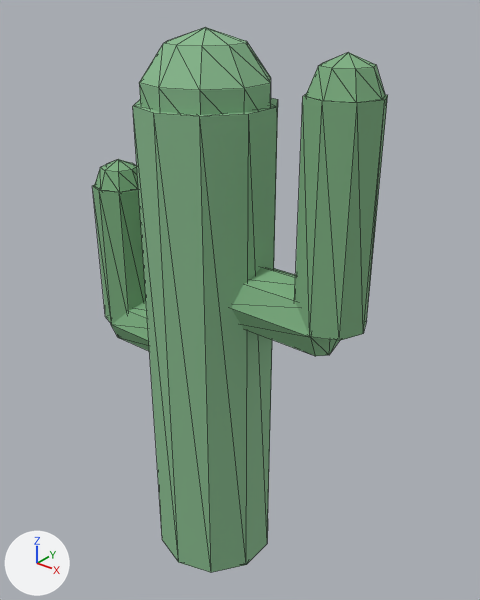
What one commit did to the glTF model ClientWeb/src/assets/models/nature/cactus.glb.
Both versions are drawn from a 50 mm lens placed at (0.208, -0.236, 0.312), pointed at (0.01, 0.012, 0.158). The lights are fixed; the arrows at lower left show +X, +Y and +Z. The picture after the commit comes second. Mesh edges are drawn as thin lines.

Objects in the first picture: 'Cactus'.
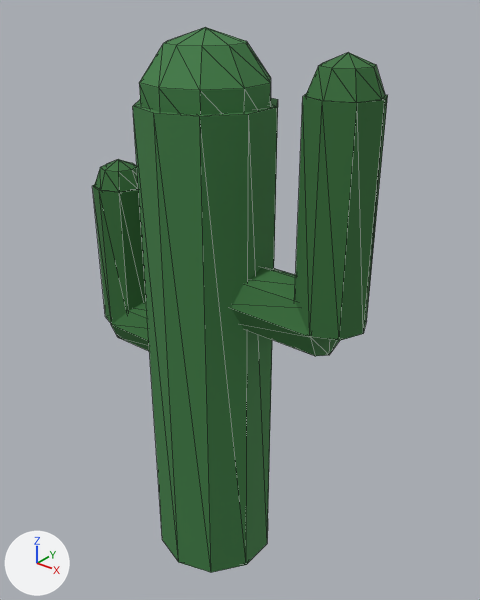
What differs and where, as boxes [x1, y1, x2, y2] in the pictures (480 x 600 px):
'Cactus', recoloured (darker)
    both: [93, 27, 388, 573]

What changed in the scene script:
```text
Change mat_trunk_mat:
    mat_trunk_mat.base_color: (0.243, 0.49, 0.267) -> (0.0482, 0.205, 0.0578)  # green #87ba8d -> green #3e7d44
Change mat_trunktop_mat:
    mat_trunktop_mat.base_color: (0.243, 0.49, 0.267) -> (0.0482, 0.205, 0.0578)  # green #87ba8d -> green #3e7d44
Change mat_armr_h_mat:
    mat_armr_h_mat.base_color: (0.208, 0.439, 0.224) -> (0.0356, 0.162, 0.0409)  # green #7eb182 -> dark green #357039
Change mat_armr_v_mat:
    mat_armr_v_mat.base_color: (0.208, 0.439, 0.224) -> (0.0356, 0.162, 0.0409)  # green #7eb182 -> dark green #357039
Change mat_armr_top_mat:
    mat_armr_top_mat.base_color: (0.208, 0.439, 0.224) -> (0.0356, 0.162, 0.0409)  # green #7eb182 -> dark green #357039
Change mat_arml_h_mat:
    mat_arml_h_mat.base_color: (0.208, 0.439, 0.224) -> (0.0356, 0.162, 0.0409)  # green #7eb182 -> dark green #357039
Change mat_arml_v_mat:
    mat_arml_v_mat.base_color: (0.208, 0.439, 0.224) -> (0.0356, 0.162, 0.0409)  # green #7eb182 -> dark green #357039
Change mat_arml_top_mat:
    mat_arml_top_mat.base_color: (0.208, 0.439, 0.224) -> (0.0356, 0.162, 0.0409)  # green #7eb182 -> dark green #357039
```
